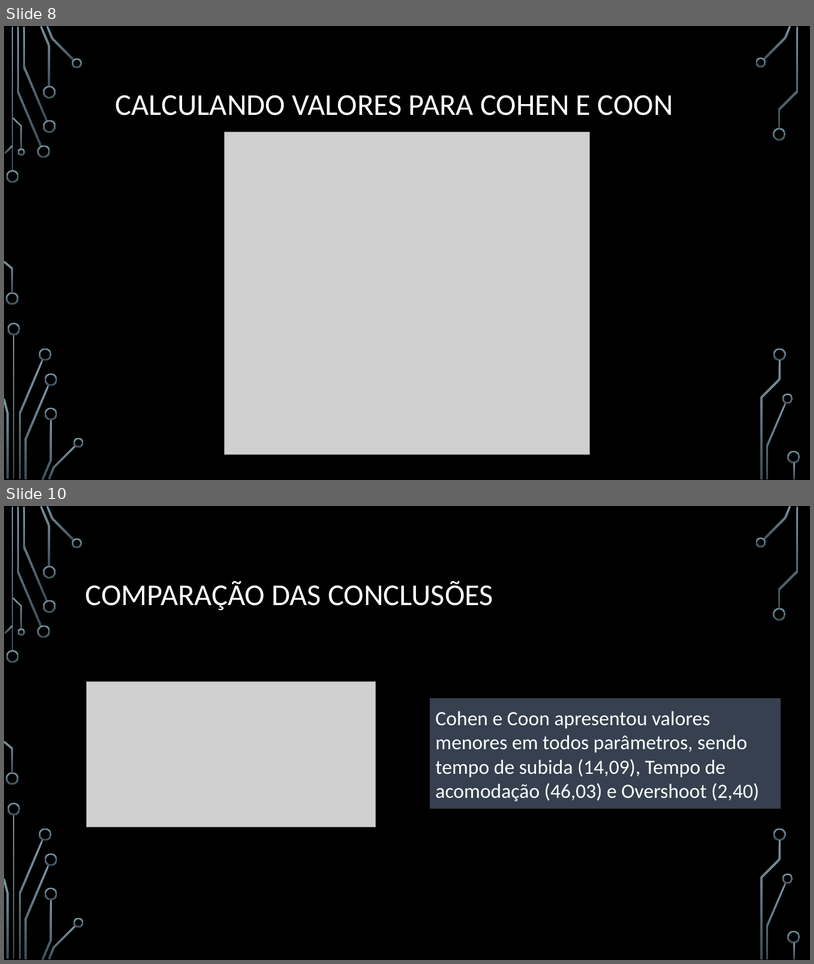
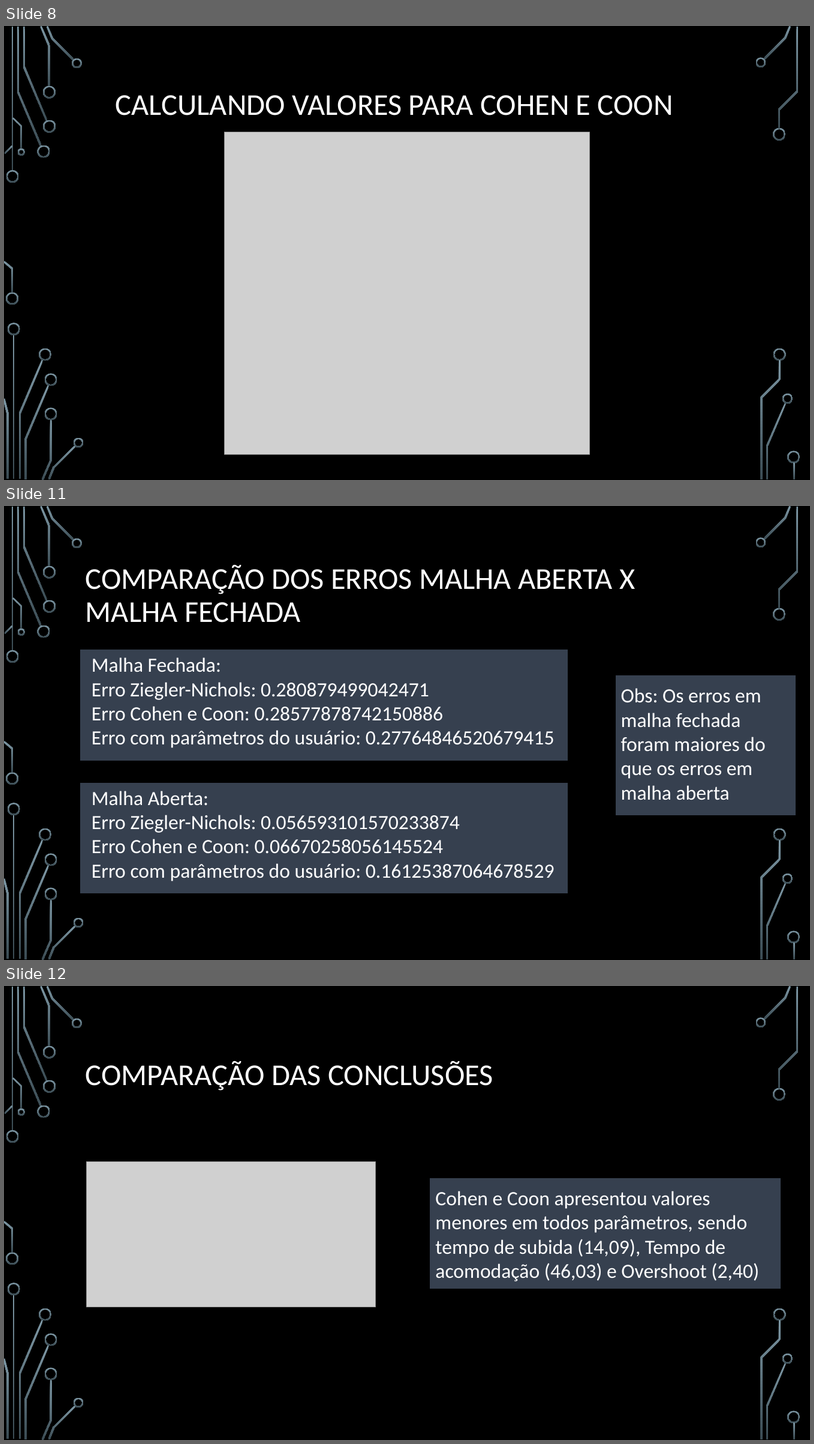
Before and after one commit to MathCarv/C213, a slide deck: documents/Trabalho de Sistemas Embarcados (C213).pptx. Shown one above the other, each under a label of ours: slides 8 and 10 before the commit, slides 8, 11 and 12 after it; the slides between them are not shown. The pictures are 814x964 and 814x1444 pixels, drawn with LibreOffice and Linux fonts; fonts in the diff are those of the drawing; grey boxes stand for pictures; background and template pictures are left out. Boxes give left, top, right and bottom in pixels: in the first picture for what was removed or moved away, otherwise in the second. Text is boxed around its words. In the diff, an @@ line names an element or a change of style, - is before the commit and + after.

```diff
--- a/documents/Trabalho de Sistemas Embarcados (C213).pptx
+++ b/documents/Trabalho de Sistemas Embarcados (C213).pptx
@@ slide 11 added at [4,506,810,960], background picture (left out); not listed: 36 template elements that a slide beside it also shows @@
@@ title added at [86,565,635,622], 36 pt, text #FFFFFF @@
+COMPARAÇÃO DOS ERROS MALHA ABERTA X MALHA FECHADA
@@ rectangle added at [80,649,569,760], fill #36404F, outline #000000 1.25 pt @@
@@ text added at [92,657,555,748], 24 pt, text #FFFFFF @@
+Malha Fechada:
+Erro Ziegler-Nichols: 0.280879499042471
+Erro Cohen e Coon: 0.28577878742150886
+Erro com parâmetros do usuário: 0.27764846520679415
@@ rectangle added at [615,675,797,816], fill #36404F, outline #000000 1.25 pt @@
@@ text added at [621,688,765,800], 24 pt, text #FFFFFF @@
+Obs: Os erros em malha fechada foram maiores do que os erros em malha aberta
@@ rectangle added at [80,782,569,894], fill #36404F, outline #000000 1.25 pt @@
@@ text added at [92,790,555,881], 24 pt, text #FFFFFF @@
+Malha Aberta:
+Erro Ziegler-Nichols: 0.056593101570233874
+Erro Cohen e Coon: 0.06670258056145524
+Erro com parâmetros do usuário: 0.16125387064678529
@@ what was slide 10 is now slide 12 @@
```
Also in this commit, not shown: 2 slides changed, 1 other slide added, 3 other files.
